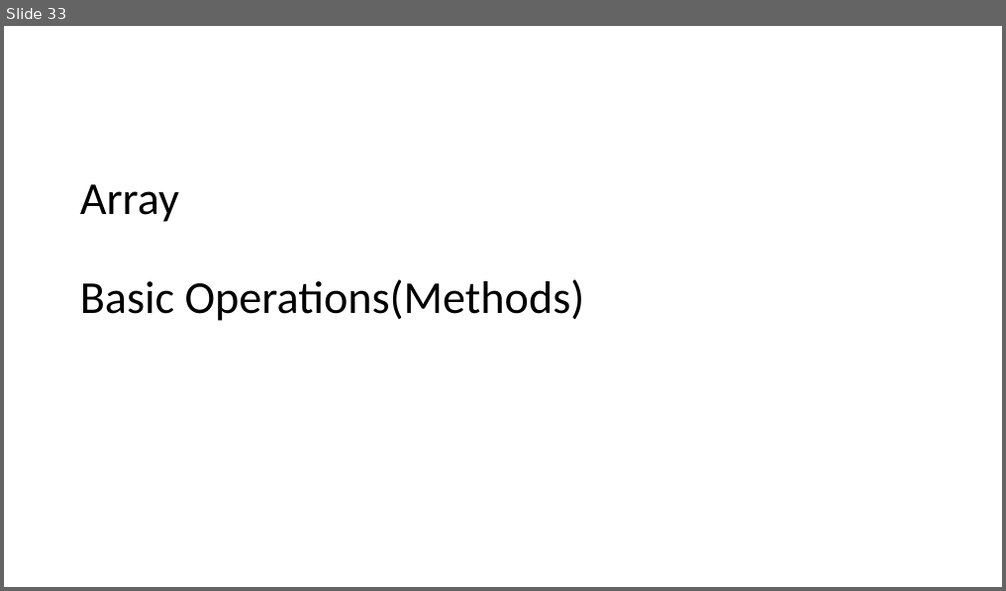
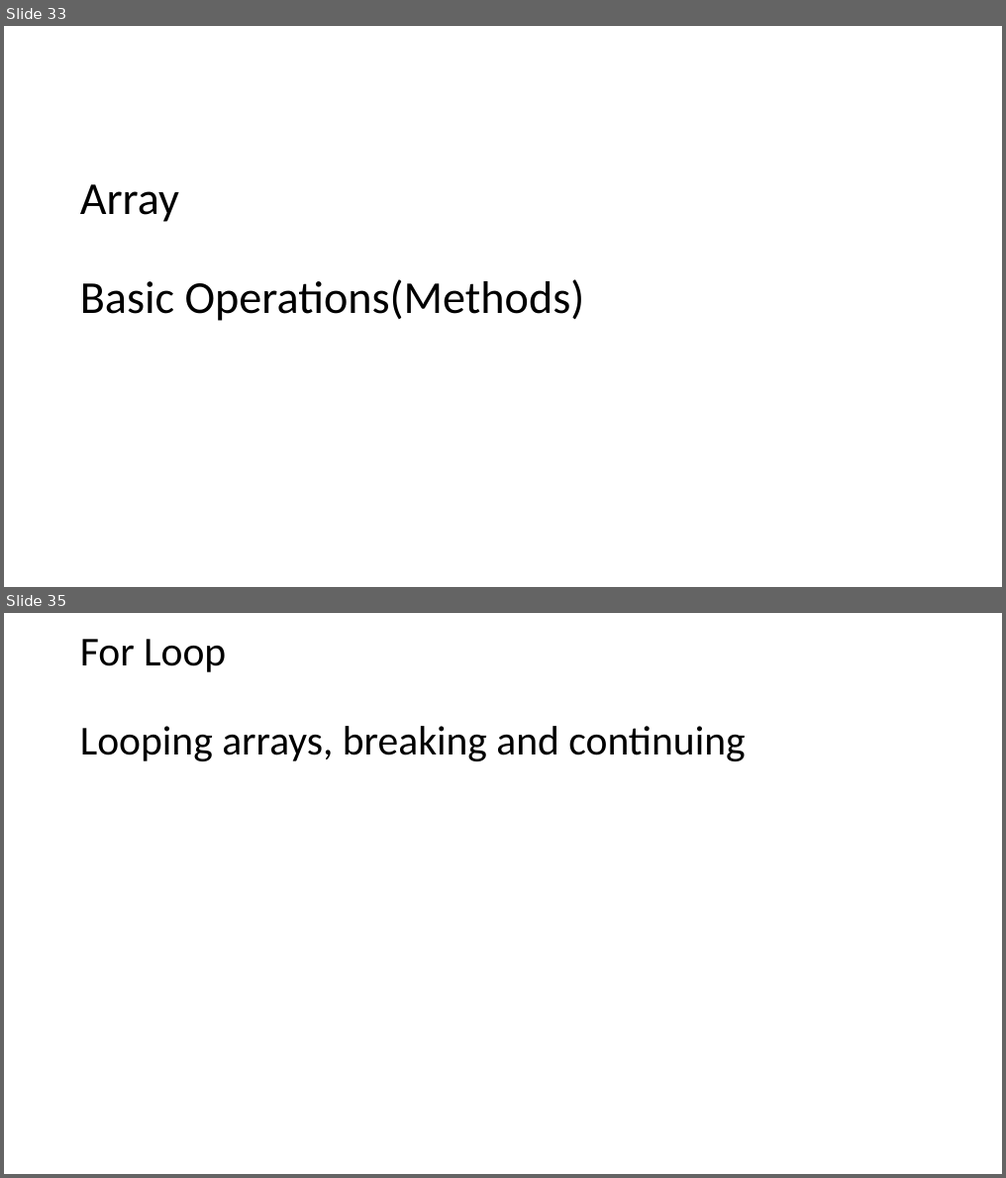
Before and after one commit to PiyushChaturvedii/Batch05, a slide deck: JavaScript.pptx. Shown one above the other, each under a label of ours: slide 33 before the commit, slides 33 and 35 after it; the slides between them are not shown. The pictures are 1006x591 and 1006x1178 pixels, drawn with LibreOffice and Linux fonts; fonts in the diff are those of the drawing. Boxes give left, top, right and bottom in pixels: in the first picture for what was removed or moved away, otherwise in the second. Text is boxed around its words. In the diff, an @@ line names an element or a change of style, - is before the commit and + after.

```diff
--- a/JavaScript.pptx
+++ b/JavaScript.pptx
@@ slide 35 added at [4,613,1002,1174], background #FFFFFF @@
@@ title added at [80,639,745,761], 39.6 pt, text #000000 @@
+For Loop
+Looping arrays, breaking and continuing
```
Also in this commit, not shown: 1 slide changed, 12 other files.
